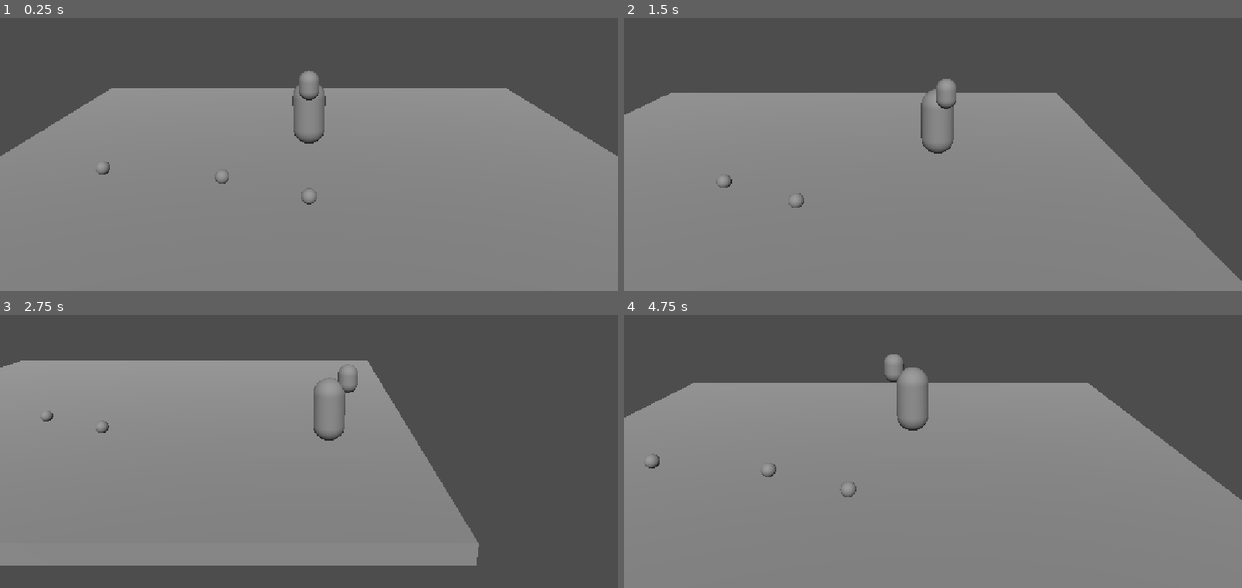
Above: before the commit, frames 1-4 (two rows, left to right).
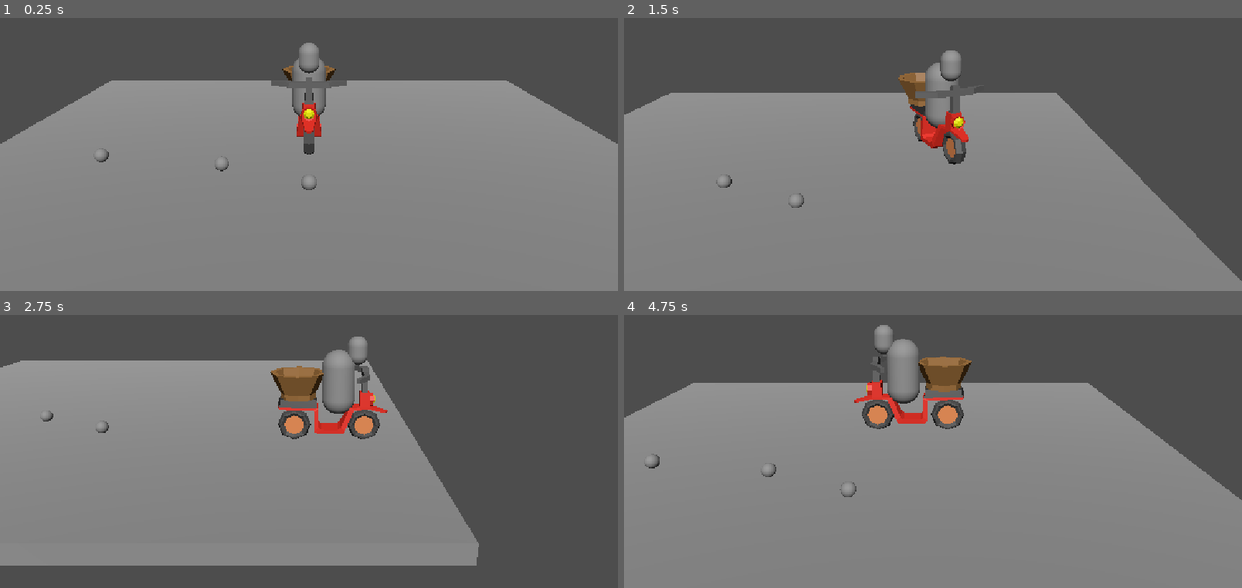
Above: after the commit, the same moments.

Repository: Moisxphillip/GMTK2026
Game: Godot game, scene res://content/level/level.tscn
Same seed, same stepped clock (60 frames per second), same inputs: the game is played once before the commit and once after it. The project has no main scene, so this scene is started directly.
Inputs:
- Up to frame 1 (0.25 s): no input
- Up to frame 2 (1.5 s): tap Enter (ui_accept) at 0.5 s; hold D (Right) 0.53-1.28 s; tap F (Interact) at 0.6, 1.35 s; tap Space (Jump) at 0.77 s; hold S (Down) from 1.28 s (still down)
- Up to frame 3 (2.75 s): tap Space (Jump) at 1.52 s; release S (Down) at 2.03 s; hold D (Right) from 2.03 s (still down); tap F (Interact) at 2.1 s
- Up to frame 4 (4.75 s): release D (Right) at 2.78 s; hold W (Up) 2.78-3.53 s; tap F (Interact) at 2.85, 3.6, 4.35 s; tap Space (Jump) at 3.02, 3.77, 4.52 s; hold A (Left) from 3.53 s (still down)

The runs differ from the first frame. In frame 1, 4.4% of the frame differs, in the area x 0-100%, y 9-69%; in frame 2, 2.4%; in frame 3, 3.5%; in frame 4, 3.6%.

Commit message:
Fixed smoothing, added models file

Diff:
--- a/content/level/level.tscn
+++ b/content/level/level.tscn
@@ -36,11 +36,10 @@
 debug_color = Color(0.5486401, 0.941541, 0.9999998, 0.41960785)
 
 [node name="Player" parent="." unique_id=628080023 instance=ExtResource("2_nwd7t")]
-transform = Transform3D(1, 0, 0, 0, 1, 0, 0, 0, 1, 0, 0.7922268, 0)
+transform = Transform3D(1, 0, 0, 0, 1, 0, 0, 0, 1, 0, 0.4096973, 0)
 
 [node name="Camera" parent="." unique_id=659061368 node_paths=PackedStringArray("target") instance=ExtResource("3_kyf6a")]
 target = NodePath("../Player")
-speed = 8.0
 smoothness = 7.0
 
 [node name="Item" parent="." unique_id=927965350 instance=ExtResource("4_tjgjj")]
--- a/content/player/camera.gd
+++ b/content/player/camera.gd
@@ -11,7 +11,7 @@
     if target:
         current_position = target.global_transform.origin + offset
 
-func _process(delta):
+func _physics_process(delta):
     if not target:
         return
 
--- a/content/player/camera.tscn
+++ b/content/player/camera.tscn
@@ -6,4 +6,3 @@
 transform = Transform3D(1, 0, 0, 0, 0.95881975, 0.28401536, 0, -0.28401536, 0.95881975, 0, 5.337, 15.194)
 fov = 37.849285
 script = ExtResource("1_acyw8")
-speed = 8.0
--- a/content/player/player.tscn
+++ b/content/player/player.tscn
@@ -1,17 +1,18 @@
 [gd_scene format=3 uid="uid://b73uwo35riitf"]
 
 [ext_resource type="Script" uid="uid://c1ujqq6b7b2ib" path="res://content/player/player.gd" id="1_2rga7"]
+[ext_resource type="PackedScene" uid="uid://dfyja01arre2o" path="res://content/scooter/scooter.glb" id="2_y66qv"]
 
 [sub_resource type="CapsuleShape3D" id="CapsuleShape3D_yf5fn"]
+
+[sub_resource type="SphereShape3D" id="SphereShape3D_g4v7s"]
+radius = 1.3373605
 
 [sub_resource type="CapsuleMesh" id="CapsuleMesh_g4v7s"]
 
 [sub_resource type="CapsuleMesh" id="CapsuleMesh_yf5fn"]
 radius = 0.29882813
 height = 0.8737488
-
-[sub_resource type="SphereShape3D" id="SphereShape3D_g4v7s"]
-radius = 1.3373605
 
 [node name="Player" type="CharacterBody3D" unique_id=628080023]
 script = ExtResource("1_2rga7")
@@ -20,17 +21,20 @@
 transform = Transform3D(1, 0, 0, 0, 1, 0, 0, 0, 1, 0, 1, 0)
 shape = SubResource("CapsuleShape3D_yf5fn")
 
-[node name="Mesh" type="MeshInstance3D" parent="." unique_id=1497506906]
-transform = Transform3D(1, 0, 0, 0, 1, 0, 0, 0, 1, 0, 1, 0)
-mesh = SubResource("CapsuleMesh_g4v7s")
-
-[node name="Mesh2" type="MeshInstance3D" parent="Mesh" unique_id=1033317030]
-transform = Transform3D(1, 0, 0, 0, 1, 0, 0, 0, 1, 0, 0.988, 0.562)
-mesh = SubResource("CapsuleMesh_yf5fn")
+[node name="Mesh" parent="." unique_id=153821445 instance=ExtResource("2_y66qv")]
 
 [node name="Interactions" type="Area3D" parent="Mesh" unique_id=2128532041]
+transform = Transform3D(1, 0, 0, 0, 1, 0, 0, 0, 1, 0, 1, 0)
 
 [node name="Shape" type="CollisionShape3D" parent="Mesh/Interactions" unique_id=2053755928]
 transform = Transform3D(1, 0, 0, 0, 1, 0, 0, 0, 1, 0, 0, 1.1734135)
 shape = SubResource("SphereShape3D_g4v7s")
 debug_color = Color(0.9280507, 0.48488092, 0.51400226, 0.41960785)
+
+[node name="Mesh" type="MeshInstance3D" parent="Mesh" unique_id=1497506906]
+transform = Transform3D(1, 0, 0, 0, 1, 0, 0, 0, 1, 0, 1.8681738, 0.27446914)
+mesh = SubResource("CapsuleMesh_g4v7s")
+
+[node name="Mesh2" type="MeshInstance3D" parent="Mesh/Mesh" unique_id=1033317030]
+transform = Transform3D(1, 0, 0, 0, 1, 0, 0, 0, 1, 0, 0.988, 0.562)
+mesh = SubResource("CapsuleMesh_yf5fn")
Not shown, added: content/GMTK.blend.import
Not shown, added: content/scooter/scooter.glb.import
Not shown, added: content/GMTK.blend
